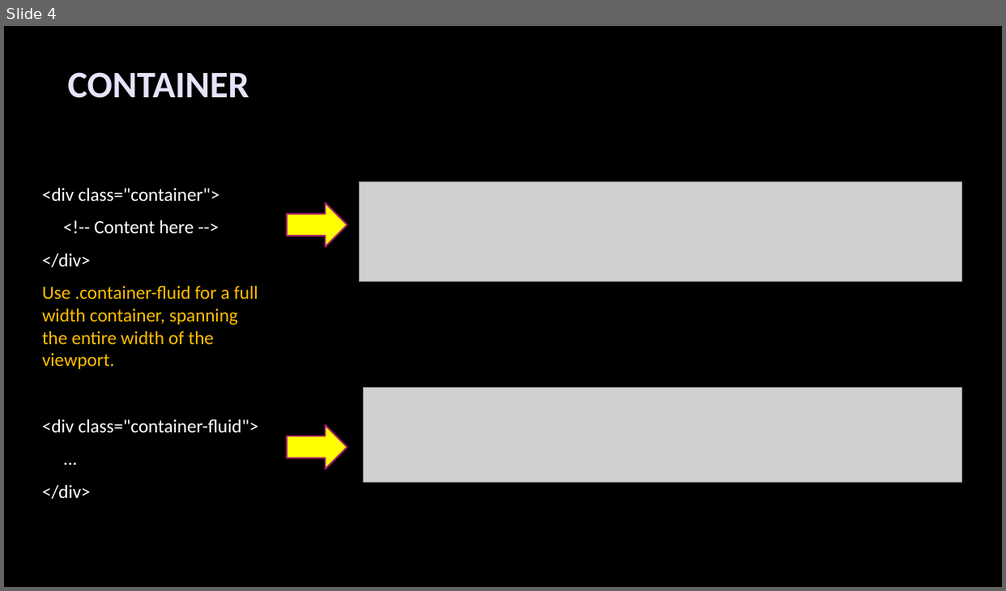
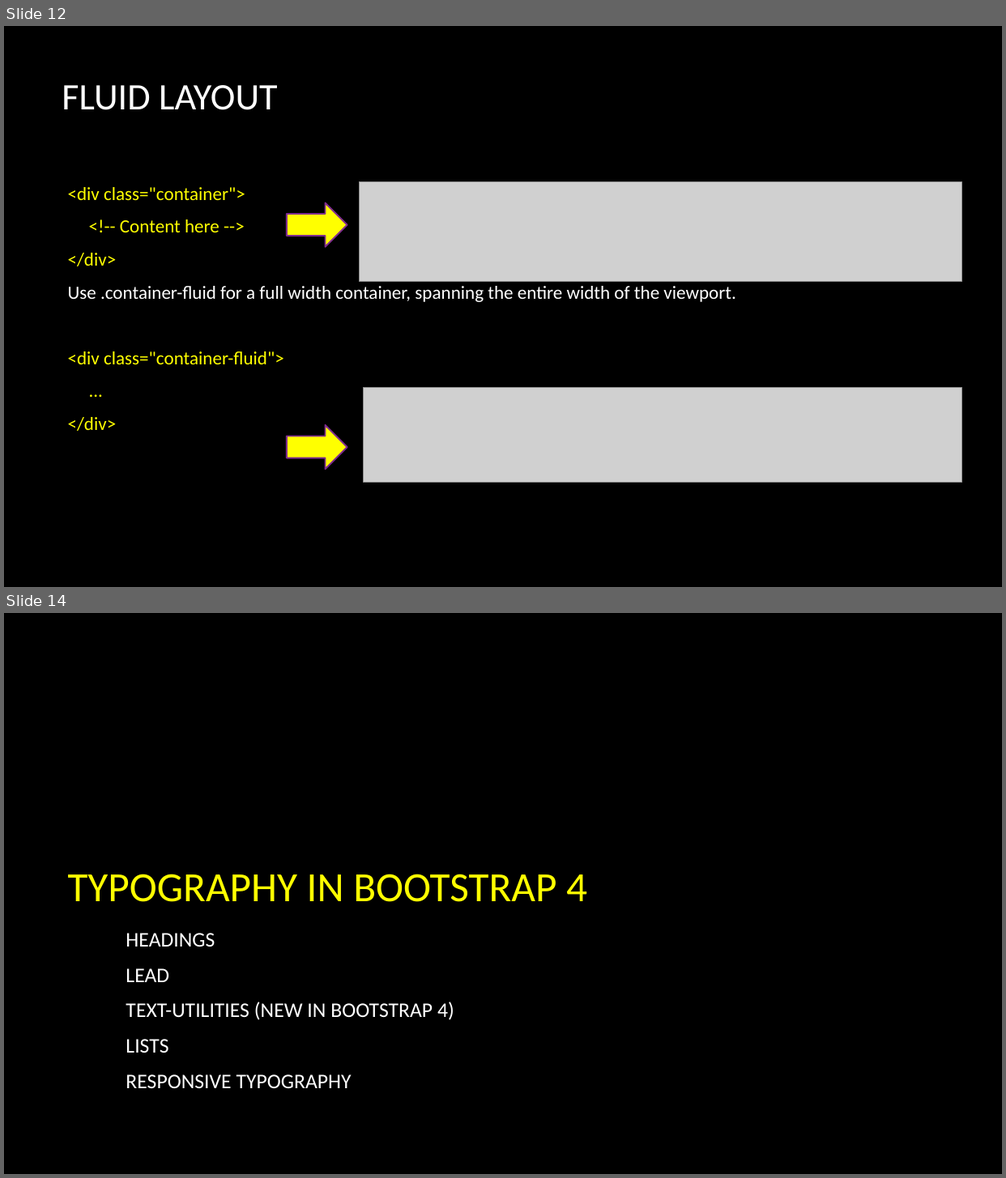
Before and after one commit to deepavn/bootstrap4, a slide deck: material/Bootstrap_Layout.pptx. Shown one above the other, each under a label of ours: slide 4 before the commit, slides 12 and 14 after it; the slides between them are not shown. The pictures are 1006x591 and 1006x1178 pixels, drawn with LibreOffice and Linux fonts; fonts in the diff are those of the drawing; grey boxes stand for pictures; background and template pictures are left out. Boxes give left, top, right and bottom in pixels: in the first picture for what was removed or moved away, otherwise in the second. Text is boxed around its words. In the diff, an @@ line names an element or a change of style, - is before the commit and + after.

```diff
--- a/material/Bootstrap_Layout.pptx
+++ b/material/Bootstrap_Layout.pptx
@@ slide 14 added at (x1=4, y1=613, x2=1002, y2=1174), background picture (left out) @@
@@ title added at (x1=68, y1=874, x2=587, y2=902), 40 pt, text #FFFF00 @@
+TYPOGRAPHY IN BOOTSTRAP 4
@@ text added at (x1=126, y1=933, x2=454, y2=1088), 20 pt, text #FFFFFF @@
+HEADINGS
+LEAD
+TEXT-UTILITIES (NEW IN BOOTSTRAP 4)
+LISTS
+RESPONSIVE TYPOGRAPHY
@@ what was slide 4 is now slide 12 @@
@@ slide 12 changed as well @@
@@ title at (x1=62, y1=85, x2=277, y2=110): text changed; text colour #E7E3F9 to #FFFFFF; bold off @@
-CONTAINER
+FLUID LAYOUT
@@ text "<div class="container">" moved from (x1=42, y1=188, x2=259, y2=499) to (x1=68, y1=187, x2=735, y2=431) @@
@@ text "<div class="container">" at (x1=68, y1=187, x2=735, y2=431): text colour #FFFFFF to #FFFF00 in "<div class="container">", "<!-- Content here -->", "</div>", "<div class="container-fluid">" and 2 more places; text colour #FFC000 to #FFFFFF in "Use .container-fluid for a full width container, ..." @@
@@ right arrow at (x1=287, y1=203, x2=347, y2=247): outline #A8216B 1.5 pt to #7F2E8F 1.5 pt @@
@@ right arrow at (x1=287, y1=426, x2=347, y2=470): outline #A8216B 1.5 pt to #7F2E8F 1.5 pt @@
```
Also in this commit, not shown: 5 other slides changed, 27 other slides added, 2 slides removed, 2 other files.
